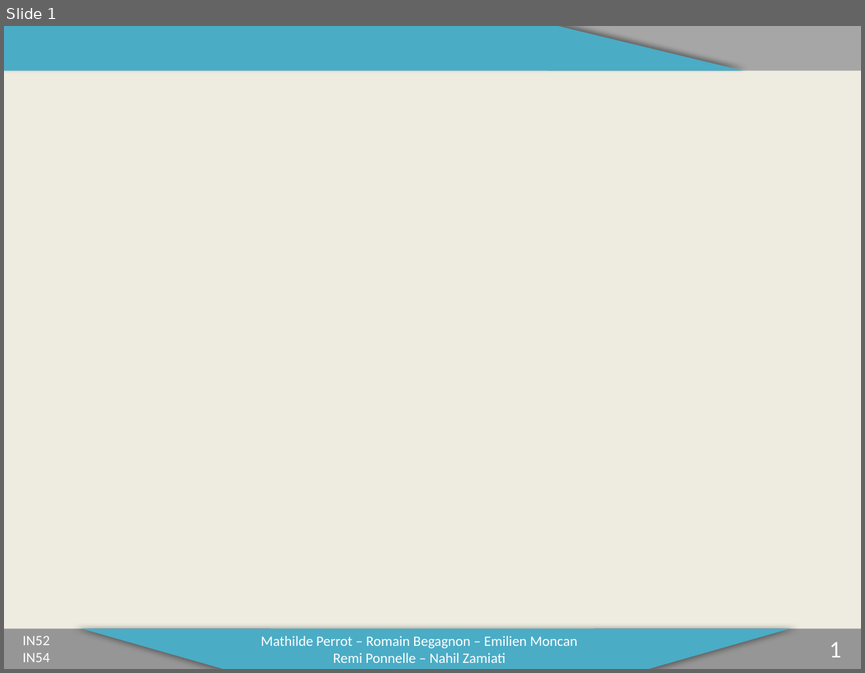
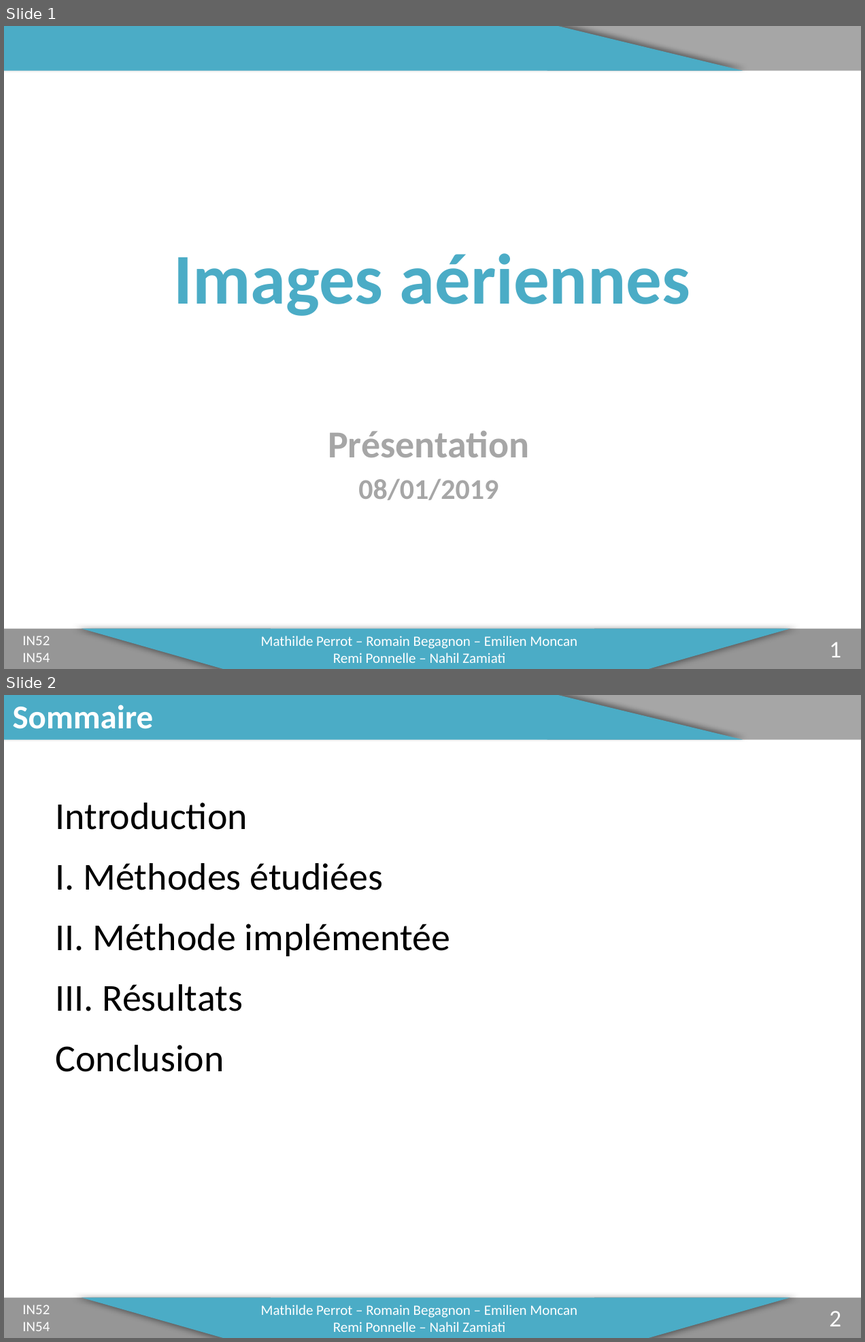
Before and after one commit to mathper/IN, a slide deck: Soutenance.pptx. Shown one above the other, each under a label of ours: slide 1 before the commit, slides 1 and 2 after it. The pictures are 865x673 and 865x1342 pixels, drawn with LibreOffice and Linux fonts; fonts in the diff are those of the drawing; background and template pictures are left out. Boxes give left, top, right and bottom in pixels: in the first picture for what was removed or moved away, otherwise in the second. Text is boxed around its words. In the diff, an @@ line names an element or a change of style, - is before the commit and + after.

Commit message:
Diapo - partie Méthode implémentée

```diff
--- a/Soutenance.pptx
+++ b/Soutenance.pptx
@@ slide 2 added at [4,695,861,1338], background #FFFFFF; not listed: 5 template elements that a slide beside it also shows @@
@@ title added at [13,705,154,729], 28 pt, text #FFFFFF, bold @@
+Sommaire
@@ text added at [56,802,450,1072], 32 pt, text #000000 @@
+Introduction
+I. Méthodes étudiées
+II. Méthode implémentée
+III. Résultats
+Conclusion
@@ text added at [22,1304,50,1331], 12 pt, text #FFFFFF @@
+IN52
+IN54
@@ text added at [261,1304,577,1331], 12 pt, text #FFFFFF @@
+Mathilde Perrot – Romain Begagnon – Emilien Moncan
+Remi Ponnelle – Nahil Zamiati
@@ page number added at [829,1310,841,1326], 20 pt, text #FFFFFF @@
+2
@@ slide 1 changed as well @@
@@ background #EEECE1 to #FFFFFF @@
@@ title added at [173,253,691,316], 60 pt, text #4BACC6, bold @@
+Images aériennes
@@ subtitle added at [328,431,529,500], 32 pt, text #A6A6A6, bold @@
+Présentation
+08/01/2019
```
Also in this commit, not shown: 1 other slide changed, 7 other slides added.
